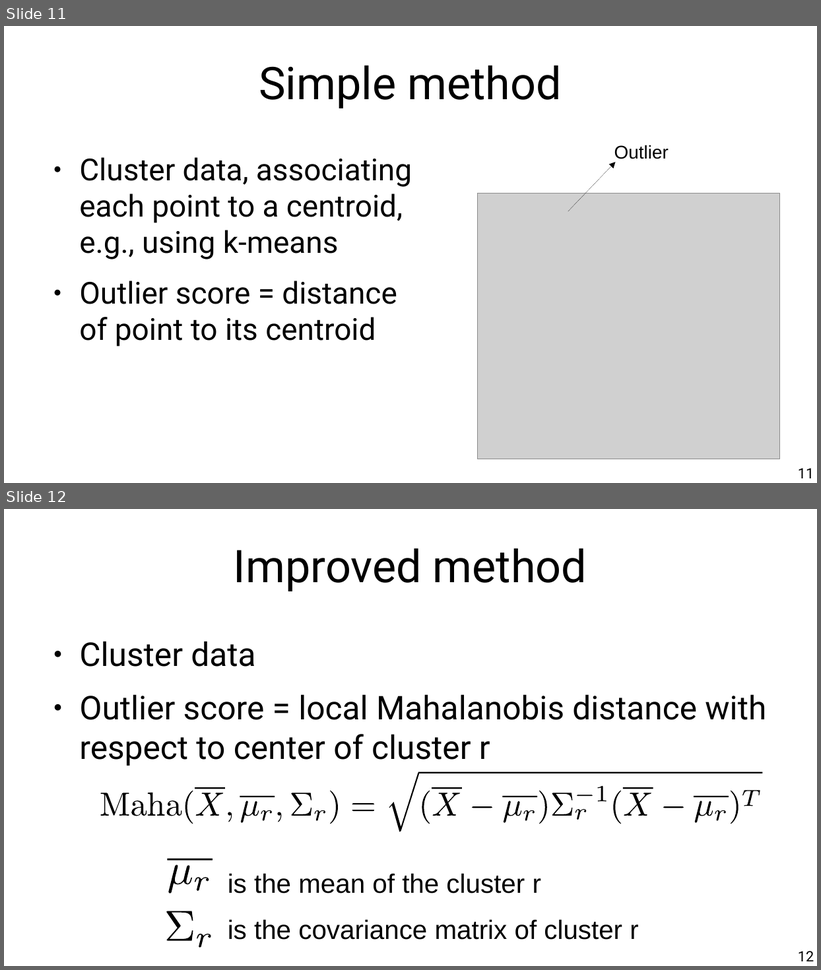
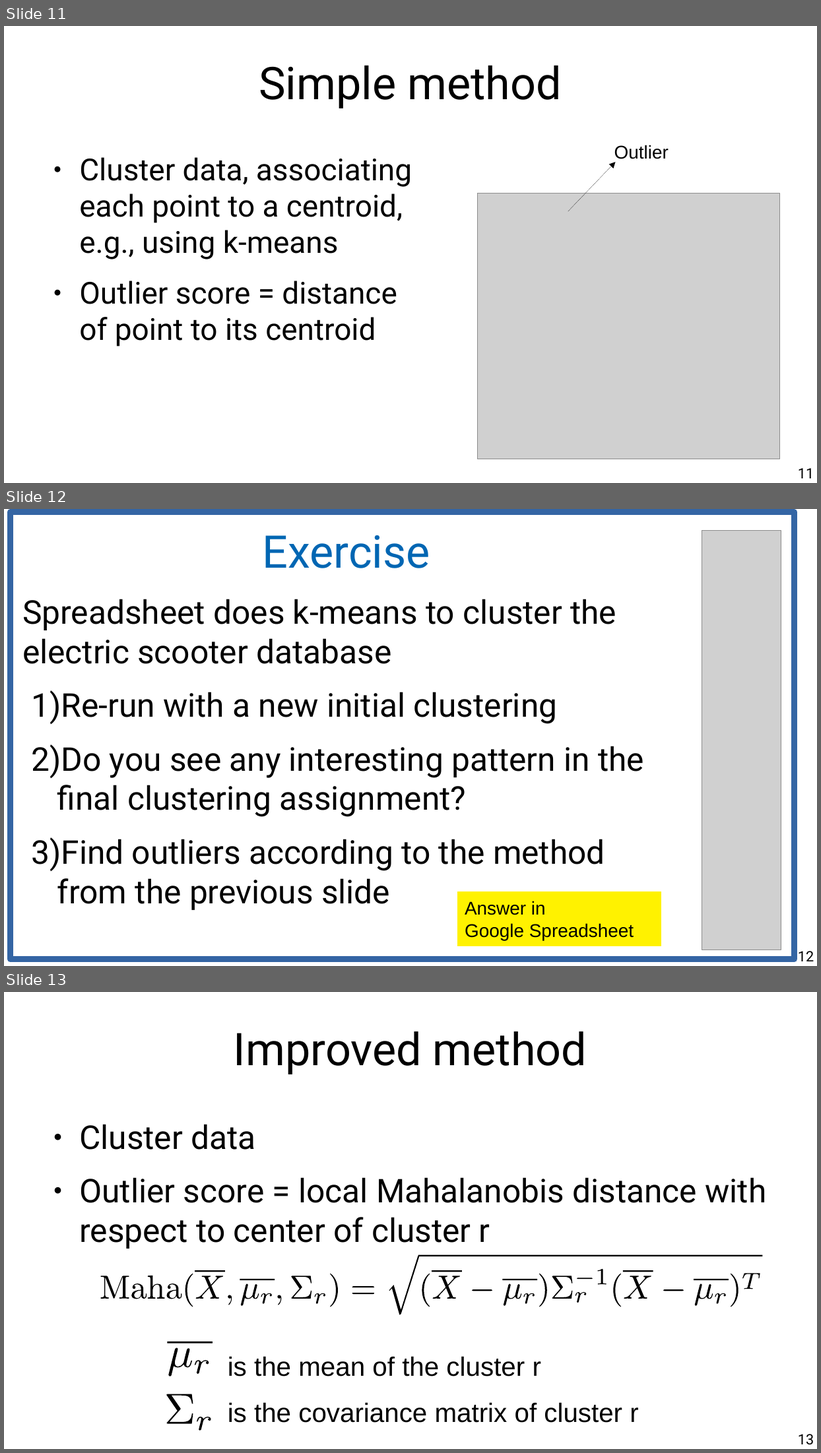
Before and after one commit to marco-calautti/data-mining-course, a slide deck: theory/tt20_outliers_probability_density.odp. Shown one above the other, each under a label of ours: slides 11 and 12 before the commit, slides 11, 12 and 13 after it. The pictures are 821x970 and 821x1453 pixels, drawn with LibreOffice and Linux fonts; fonts in the diff are those of the drawing; grey boxes stand for pictures. Boxes give left, top, right and bottom in pixels: in the first picture for what was removed or moved away, otherwise in the second. Text is boxed around its words. In the diff, an @@ line names an element or a change of style, - is before the commit and + after.

Commit message:
Clustering-based method

```diff
--- a/theory/tt20_outliers_probability_density.odp
+++ b/theory/tt20_outliers_probability_density.odp
@@ slide 12 added at (x1=4, y1=509, x2=817, y2=966), background #FFFFFF @@
@@ rectangle added at (x1=11, y1=512, x2=795, y2=960), outline #3465A4 6.01 pt @@
@@ title added at (x1=263, y1=535, x2=430, y2=568), 44 pt, text #0066B3 @@
+Exercise
@@ picture added at (x1=702, y1=530, x2=781, y2=951) @@
@@ text added at (x1=22, y1=599, x2=644, y2=910), 32 pt, text #000000 @@
+Spreadsheet does k-means to cluster the electric scooter database
+1) Re-run with a new initial clustering
+2) Do you see any interesting pattern in the final clustering assignment?
+3) Find outliers according to the method from the previous slide
@@ rectangle added at (x1=458, y1=892, x2=661, y2=947), fill #FFF200, 18 pt, text #000000 @@
+Answer in
+Google Spreadsheet
@@ page number added at (x1=798, y1=951, x2=814, y2=962), 14 pt, text #000000 @@
+12
@@ what was slide 12 is now slide 13 @@
@@ page number at (x1=798, y1=1434, x2=814, y2=1445): text changed @@
-12
+13
```
Also in this commit, not shown: 3 slides changed, 1 other file.
